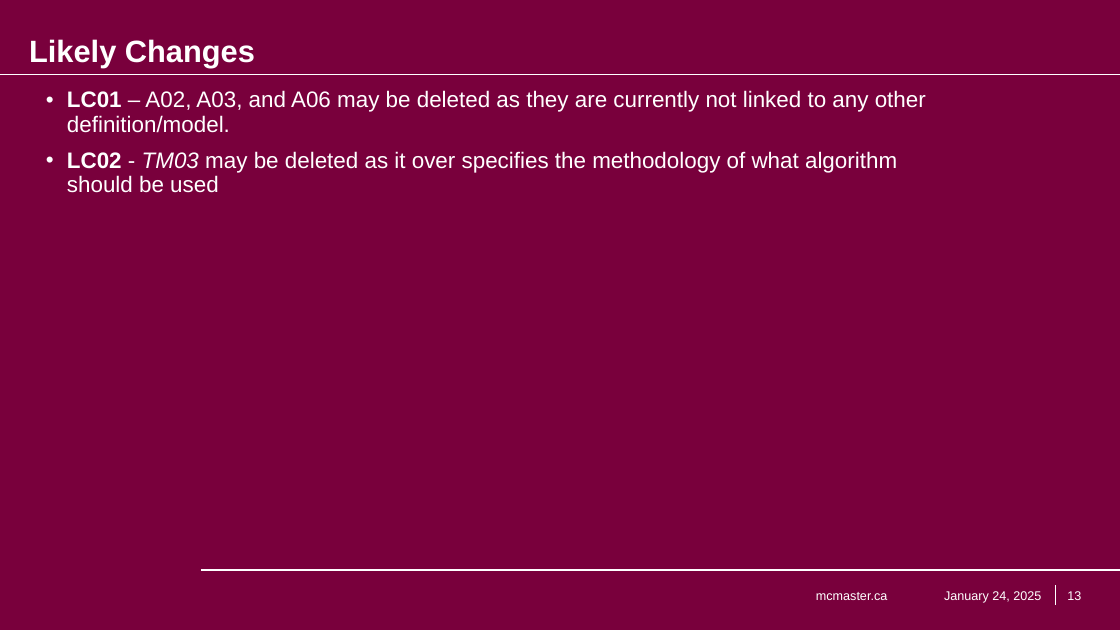
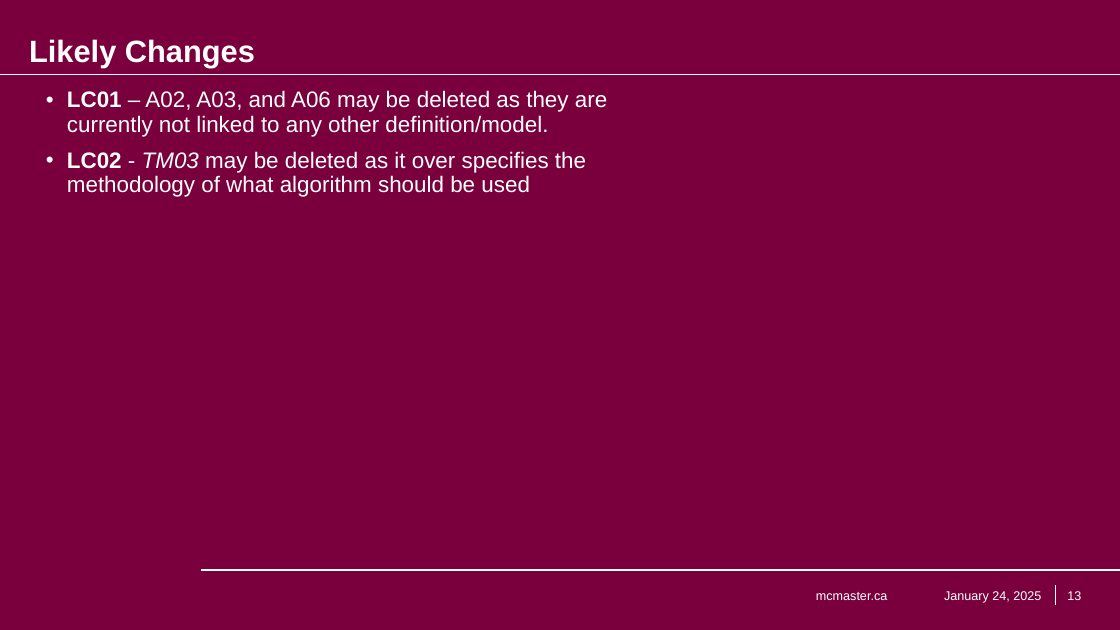
Before and after one commit to KiranSingh15/CAS-741-Image-Correspondences, a slide deck: slide 13 of docs/Presentations/SRS_Presentation/Kiran Singh - SRS Presentation - Image Feature Correspondences.pptx. Drawn at 1120x630 pixels with LibreOffice and Linux fonts; fonts in the diff are those of the drawing; background and template pictures are left out. Boxes give left, top, right and bottom in pixels: in the first picture for what was removed or moved away, otherwise in the second. Text is boxed around its words. In the diff, an @@ line names an element or a change of style, - is before the commit and + after.

```diff
--- a/docs/Presentations/SRS_Presentation/Kiran Singh - SRS Presentation - Image Feature Correspondences.pptx
+++ b/docs/Presentations/SRS_Presentation/Kiran Singh - SRS Presentation - Image Feature Correspondences.pptx
@@ text "LC01 – A02, A03, and ..." rewrapped from bbox=[67, 90, 926, 193] to bbox=[67, 90, 607, 197] @@
```
Also in this commit, not shown: 6 other slides changed.
